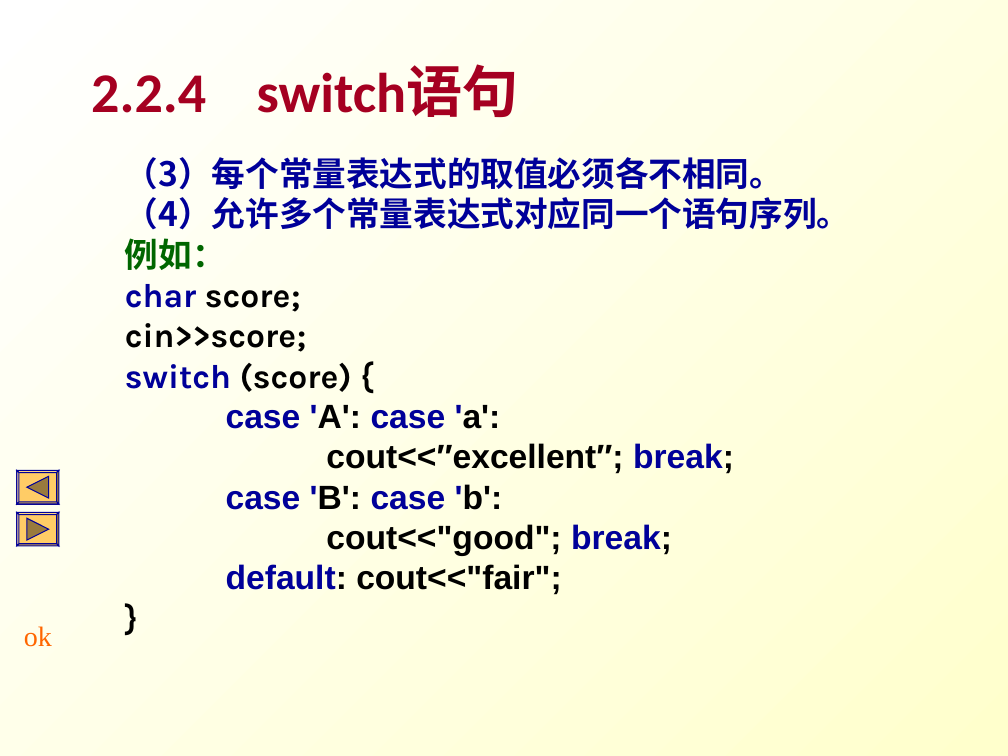
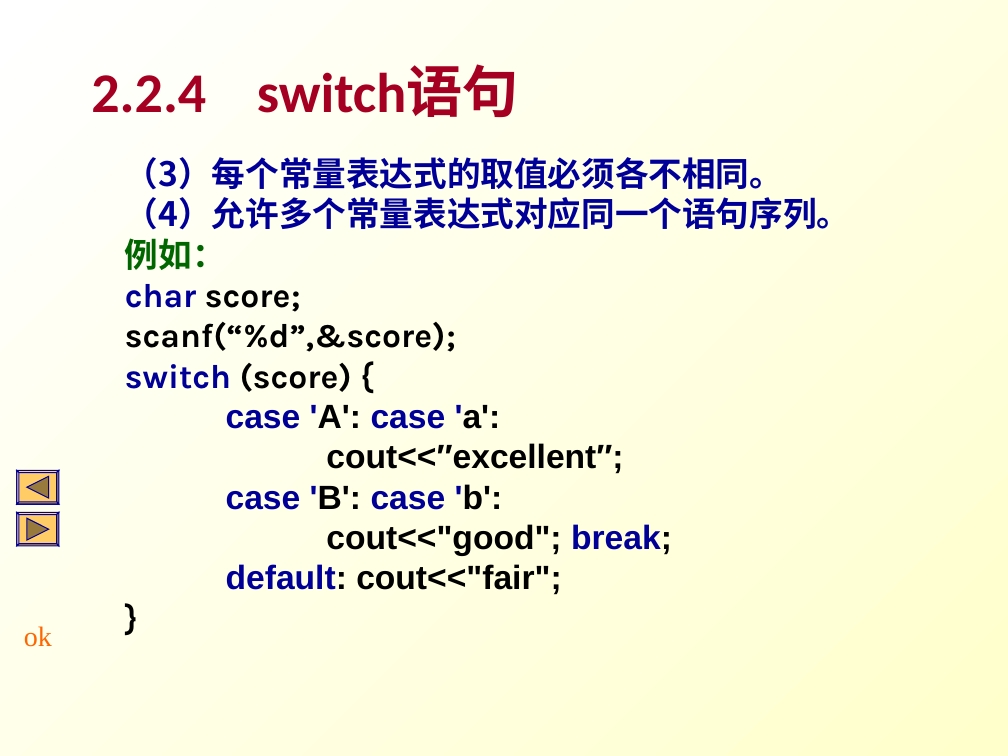
Before and after one commit to Changhe160/Changhe160.github.io, a slide deck: slide 16 of teachingRes/Cplusplus/unit02控制结构.ppt (slide 17 before the commit). Drawn at 1008x756 pixels with LibreOffice and Linux fonts; fonts in the diff are those of the drawing. Boxes give left, top, right and bottom in pixels: in the first picture for what was removed or moved away, otherwise in the second. Text is boxed around its words. In the diff, an @@ line names an element or a change of style, - is before the commit and + after.

```diff
--- a/teachingRes/Cplusplus/unit02控制结构.ppt
+++ b/teachingRes/Cplusplus/unit02控制结构.ppt
@@ text at [125, 322, 456, 352]: text changed @@
-cin>>score;
+scanf(“%d”,&score);
@@ text at [326, 443, 623, 474]: text changed @@
-cout<<″excellent″; break;
+cout<<″excellent″;
```
Also in this commit, not shown: 15 other slides changed, 1 slide removed, 1 other file.
